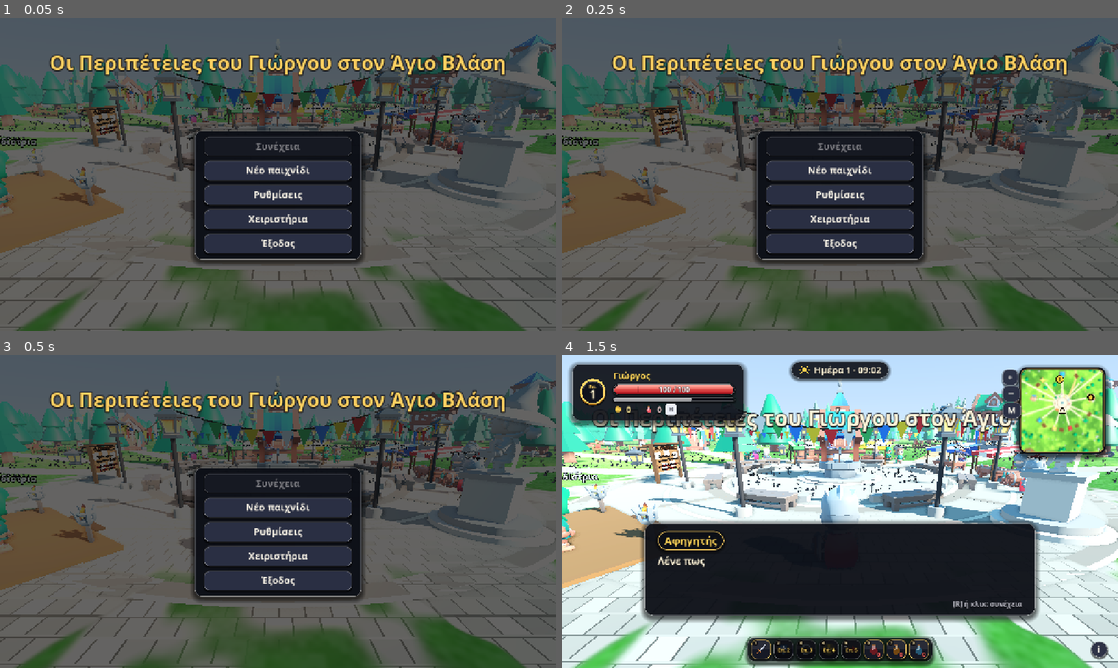
Above: before the commit, frames 1-4 (two rows, left to right).
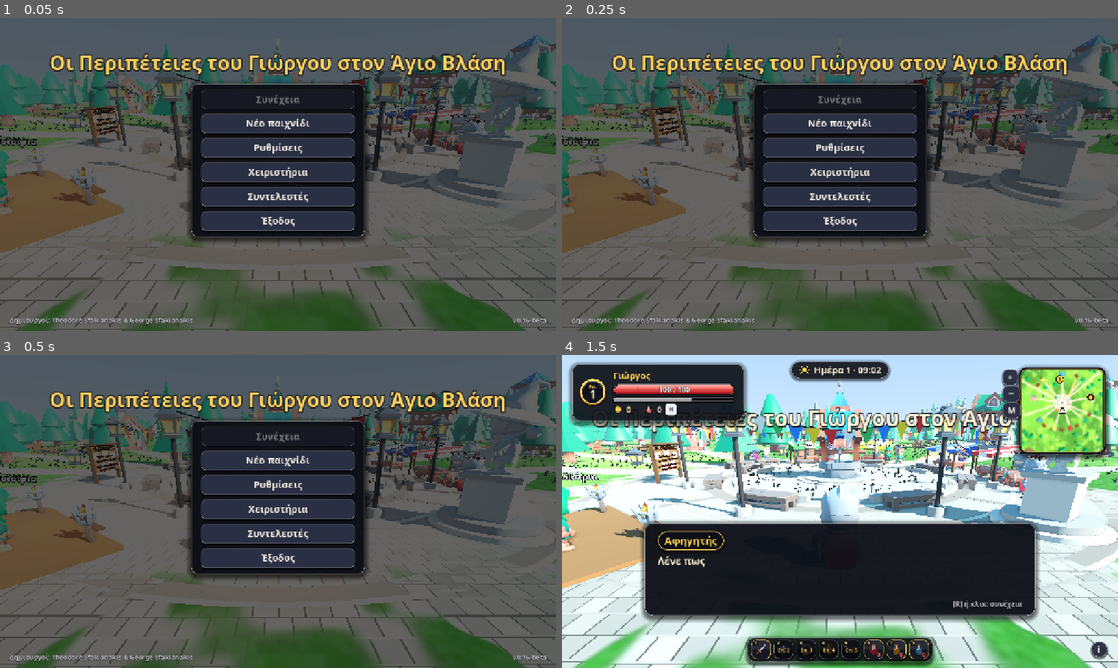
Above: after the commit, the same moments.

Repository: TheoSfak/George-Adventures
Game: Godot game, scene res://scenes/main.tscn
Same seed, same stepped clock (60 frames per second), same inputs: the game is played once before the commit and once after it.
Inputs (mouse positions are in pixels of both pictures, inside the frame that each line leads up to):
- Up to frame 1 (0.05 s): no input
- Up to frame 2 (0.25 s): no input
- Up to frame 3 (0.5 s): no input
- Up to frame 4 (1.5 s): click "Νέο παιχνίδι" at 0.5 s; tap Enter (ui_accept) at 1.25 s; drag from (762, 649) to (895, 442) at 1.27 s

The runs differ from the first frame. In frame 1, 12% of the frame differs, in the area x 1-99%, y 20-99%; in frame 2, 12%; in frame 3, 12%; in frame 4, nothing differs.

Commit message:
Menu: update card, version, creators line, Credits page and the update setting

Diff:
--- a/scripts/game_menu.gd
+++ b/scripts/game_menu.gd
@@ -6,7 +6,7 @@
 ## Settings: volumes, audio device and key re-binding (game_settings.gd).
 ## Also autosaves on quest completion, level up and at dawn (save_game.gd).
 
-enum Page { MAIN, SETTINGS, HELP }
+enum Page { MAIN, SETTINGS, HELP, CREDITS }
 
 var _title := true                   # the title menu (true) or the pause menu (false)
 var _open := false
@@ -21,6 +21,13 @@
 var _box: VBoxContainer
 var _player: Player
 var _hud: Node
+var _updater: Updater
+var _update_hidden := false          # "Αργότερα" was pressed: no panel until the next start
+var _update_card: PanelContainer     # the update panel, top right of the title screen
+var _update_bar: FancyBar
+var _update_label: Label
+var _creators_label: Label
+var _version_label: Label
 
 
 func _ready() -> void:
@@ -32,6 +39,10 @@
 	layer = 60
 	process_mode = Node.PROCESS_MODE_ALWAYS
 	_build_root()
+	_updater = Updater.new()
+	add_child(_updater)
+	_updater.state_changed.connect(_on_update_state)
+	_updater.progress.connect(_on_update_progress)
 	_hud = get_tree().get_first_node_in_group("hud")
 	_player = get_tree().get_first_node_in_group("player") as Player
 	await get_tree().process_frame
@@ -44,6 +55,7 @@
 			_new_game()
 		_:
 			_show_title()
+			_updater.check()
 	var quests := Quests
 	quests.quest_done.connect(func(_id): autosave())
 	if _player:
@@ -69,6 +81,27 @@
 	_title_label.horizontal_alignment = HORIZONTAL_ALIGNMENT_CENTER
 	_title_label.add_theme_constant_override("outline_size", 10)
 	_dim.add_child(_title_label)
+	_creators_label = UiKit.label(Strings.CREDITS_CREATORS_LINE, 15, UiKit.MUTED)
+	_creators_label.set_anchors_and_offsets_preset(Control.PRESET_BOTTOM_LEFT)
+	_creators_label.grow_vertical = Control.GROW_DIRECTION_BEGIN
+	_creators_label.offset_left = 22.0
+	_creators_label.offset_bottom = -14.0
+	_dim.add_child(_creators_label)
+	_version_label = UiKit.label(Strings.VERSION_LABEL % Updater.current_version(), 15, UiKit.MUTED)
+	_version_label.set_anchors_and_offsets_preset(Control.PRESET_BOTTOM_RIGHT)
+	_version_label.grow_horizontal = Control.GROW_DIRECTION_BEGIN
+	_version_label.grow_vertical = Control.GROW_DIRECTION_BEGIN
+	_version_label.offset_right = -22.0
+	_version_label.offset_bottom = -14.0
+	_dim.add_child(_version_label)
+	_update_card = PanelContainer.new()
+	_update_card.add_theme_stylebox_override("panel", UiKit.panel_style(0.94))
+	_update_card.set_anchors_and_offsets_preset(Control.PRESET_TOP_RIGHT)
+	_update_card.grow_horizontal = Control.GROW_DIRECTION_BEGIN
+	_update_card.offset_right = -22.0
+	_update_card.offset_top = 160.0                # beside the buttons, below the title
+	_update_card.visible = false
+	_dim.add_child(_update_card)
 	_panel = PanelContainer.new()
 	_panel.add_theme_stylebox_override("panel", UiKit.panel_style(0.94))
 	_panel.set_anchors_and_offsets_preset(Control.PRESET_CENTER)
@@ -85,6 +118,8 @@
 		_box.remove_child(c)
 		c.queue_free()
 	_key_buttons.clear()
+	_update_bar = null
+	_update_label = null
 
 
 func _menu_button(text: String, callback: Callable, disabled := false) -> Button:
@@ -157,6 +192,11 @@
 	_page = page
 	_confirm_new = false
 	_title_label.visible = _title and page == Page.MAIN
+	_creators_label.visible = _title and page == Page.MAIN
+	_version_label.visible = _title and page == Page.MAIN
+	_update_card.visible = false
+	_panel.grow_vertical = Control.GROW_DIRECTION_BOTH
+	_panel.custom_minimum_size = Vector2.ZERO
 	_clear()
 	if page == Page.MAIN:
 		_help_from_hud = false
@@ -164,6 +204,8 @@
 		_build_settings()
 	elif page == Page.HELP:
 		_build_help()
+	elif page == Page.CREDITS:
+		_build_credits()
 	elif _title:
 		_build_title_page()
 	else:
@@ -171,8 +213,19 @@
 
 
 func _build_title_page() -> void:
-	_panel.set_anchors_and_offsets_preset(Control.PRESET_CENTER)
-	_panel.offset_top = 80.0
+	# the buttons hang from just below the title (six of them no longer fit centred under it)
+	_panel.anchor_left = 0.5
+	_panel.anchor_right = 0.5
+	_panel.anchor_top = 0.0
+	_panel.anchor_bottom = 0.0
+	_panel.grow_vertical = Control.GROW_DIRECTION_END
+	_panel.offset_left = -200.0                # a fixed 400 px wide column, independent of the last layout
+	_panel.offset_right = 200.0
+	_panel.offset_top = 150.0
+	_panel.offset_bottom = 150.0
+	_panel.custom_minimum_size.x = 400.0
+	_panel.reset_size.call_deferred()          # the height follows the buttons added below
+	_build_update_panel()
 	var has_save := SaveGame.exists() and not SaveGame.read().is_empty()
 	_menu_button(Strings.MENU_CONTINUE, _continue_game, not has_save)
 	if has_save:
@@ -193,7 +246,102 @@
 				_new_game())
 	_menu_button(Strings.MENU_SETTINGS, func(): _show_page(Page.SETTINGS))
 	_menu_button(Strings.MENU_CONTROLS, func(): _show_page(Page.HELP))
+	_menu_button(Strings.MENU_CREDITS, func(): _show_page(Page.CREDITS))
 	_menu_button(Strings.MENU_QUIT, func(): get_tree().quit())
+
+
+## The update card in the top right corner of the title screen (nothing while there is no update
+## or after "Αργότερα").
+func _build_update_panel() -> void:
+	for c in _update_card.get_children():
+		_update_card.remove_child(c)
+		c.queue_free()
+	_update_card.visible = false
+	if _updater == null or _update_hidden:
+		return
+	var st := _updater.state
+	if st == Updater.State.IDLE or st == Updater.State.CHECKING or st == Updater.State.NONE:
+		return
+	var v := VBoxContainer.new()
+	v.add_theme_constant_override("separation", 8)
+	_update_card.add_child(v)
+	_update_card.visible = true
+	match st:
+		Updater.State.AVAILABLE:
+			var head := UiKit.label(Strings.UPDATE_AVAILABLE % String(_updater.release.get("version", "")), 21, UiKit.GOLD_TEXT)
+			head.horizontal_alignment = HORIZONTAL_ALIGNMENT_CENTER
+			v.add_child(head)
+			var cur := UiKit.label(Strings.UPDATE_CURRENT % Updater.current_version(), 14, UiKit.MUTED)
+			cur.horizontal_alignment = HORIZONTAL_ALIGNMENT_CENTER
+			v.add_child(cur)
+			var notes := UpdateLogic.notes_head(String(_updater.release.get("notes", "")), 12)
+			if notes != "":
+				v.add_child(UiKit.paragraph(notes, 15, 340.0))
+			var row := HBoxContainer.new()
+			row.alignment = BoxContainer.ALIGNMENT_CENTER
+			row.add_theme_constant_override("separation", 10)
+			row.add_child(UiKit.button(Strings.UPDATE_BUTTON, func(): _updater.start_update(), 170.0, 18))
+			row.add_child(UiKit.button(Strings.UPDATE_LATER, _hide_update_panel, 130.0, 18))
+			v.add_child(row)
+		Updater.State.DOWNLOADING:
+			_update_label = UiKit.label(Strings.UPDATE_DOWNLOADING % 0, 18)
+			_update_label.horizontal_alignment = HORIZONTAL_ALIGNMENT_CENTER
+			v.add_child(_update_label)
+			_update_bar = FancyBar.new()
+			_update_bar.custom_minimum_size = Vector2(340, 14)
+			_update_bar.glide = false
+			v.add_child(_update_bar)
+		Updater.State.VERIFYING:
+			v.add_child(UiKit.label(Strings.UPDATE_VERIFYING, 18))
+		Updater.State.INSTALLING:
+			v.add_child(UiKit.label(Strings.UPDATE_INSTALLING, 18))
+		Updater.State.DONE:
+			v.add_child(UiKit.paragraph(Strings.UPDATE_DONE, 17, 340.0, UiKit.CREAM))
+		Updater.State.FAILED:
+			v.add_child(UiKit.paragraph(_updater.error_text, 16, 340.0, UiKit.BAD))
+			var row := HBoxContainer.new()
+			row.alignment = BoxContainer.ALIGNMENT_CENTER
+			row.add_theme_constant_override("separation", 10)
+			row.add_child(UiKit.button(Strings.UPDATE_OPEN_PAGE, func():
+				OS.shell_open(String(_updater.release.get("page_url", Updater.PAGE_URL))), 220.0, 16))
+			row.add_child(UiKit.button(Strings.UPDATE_LATER, _hide_update_panel, 110.0, 16))
+			v.add_child(row)
+
+
+func _hide_update_panel() -> void:
+	_update_hidden = true
+	_show_page(Page.MAIN)
+
+
+func _on_update_state() -> void:
+	if _open and _title and _page == Page.MAIN:
+		_show_page(Page.MAIN)
+
+
+func _on_update_progress(fraction: float) -> void:
+	if is_instance_valid(_update_bar):
+		_update_bar.value = fraction
+	if is_instance_valid(_update_label):
+		_update_label.text = Strings.UPDATE_DOWNLOADING % roundi(fraction * 100.0)
+
+
+func _build_credits() -> void:
+	_panel.set_anchors_and_offsets_preset(Control.PRESET_CENTER)
+	_panel.offset_top = 30.0 if _title else 0.0
+	_heading(Strings.CREDITS_HEADING)
+	for entry in Strings.CREDITS_LINES:
+		var head := UiKit.label(entry[0], 19, UiKit.GOLD_TEXT)
+		head.horizontal_alignment = HORIZONTAL_ALIGNMENT_CENTER
+		_box.add_child(head)
+		var body := UiKit.paragraph(entry[1], 17, 560.0, UiKit.CREAM)
+		body.horizontal_alignment = HORIZONTAL_ALIGNMENT_CENTER
+		_box.add_child(body)
+	var version := UiKit.label(Strings.VERSION_LABEL % Updater.current_version(), 15, UiKit.MUTED)
+	version.horizontal_alignment = HORIZONTAL_ALIGNMENT_CENTER
+	_box.add_child(version)
+	var center := CenterContainer.new()
+	center.add_child(UiKit.button(Strings.MENU_BACK, func(): _show_page(Page.MAIN), 160.0, 18))
+	_box.add_child(center)
 
 
 func _build_pause_page() -> void:
@@ -263,6 +411,16 @@
 		_box.add_child(_volume_row(entry[0], entry[1]))
 	_box.add_child(UiKit.label(Strings.SET_DEVICE, 19, UiKit.GOLD_TEXT))
 	_box.add_child(_device_picker())
+	var updates := CheckBox.new()
+	updates.text = Strings.SET_UPDATES
+	updates.button_pressed = GameSettings.check_updates
+	updates.focus_mode = Control.FOCUS_NONE
+	updates.add_theme_font_size_override("font_size", 18)
+	updates.add_theme_color_override("font_color", UiKit.CREAM)
+	updates.add_theme_icon_override("checked", _check_icon(true))
+	updates.add_theme_icon_override("unchecked", _check_icon(false))
+	updates.toggled.connect(func(on: bool): GameSettings.set_check_updates(on))
+	_box.add_child(updates)
 	_box.add_child(UiKit.label(Strings.SET_KEYS, 19, UiKit.GOLD_TEXT))
 	_box.add_child(_key_list())
 	var row := HBoxContainer.new()
@@ -273,6 +431,27 @@
 		_show_page(Page.SETTINGS), 220.0, 18))
 	row.add_child(UiKit.button(Strings.MENU_BACK, func(): _show_page(Page.MAIN), 160.0, 18))
 	_box.add_child(row)
+
+
+## A checkbox picture that shows on the dark panel: rounded light-edged square, a gold tick when checked.
+func _check_icon(checked: bool) -> ImageTexture:
+	var s := 24
+	var img := Image.create(s, s, false, Image.FORMAT_RGBA8)
+	for y in s:
+		for x in s:
+			if (x < 3 or x >= s - 3) and (y < 3 or y >= s - 3):
+				continue
+			var edge := x < 2 or y < 2 or x >= s - 2 or y >= s - 2
+			img.set_pixel(x, y, Color(0.78, 0.8, 0.92) if edge else Color(0.17, 0.19, 0.27))
+	if checked:
+		var gold := Color(1.0, 0.82, 0.35)
+		for i in 5:
+			for t in 2:
+				img.set_pixel(5 + i, 12 + i + t, gold)
+		for i in 10:
+			for t in 2:
+				img.set_pixel(10 + i, 16 - i + t, gold)
+	return ImageTexture.create_from_image(img)
 
 
 func _volume_row(id: String, text: String) -> Control:
--- /dev/null
+++ b/tools/updatemenutest.gd
@@ -0,0 +1,121 @@
+extends SceneTree
+## The update panel, version label, creators line, Credits page and settings checkbox:
+##   godot --path . --resolution 1280x720 --script tools/updatemenutest.gd -- <outdir>
+var out := "."
+var failed := false
+
+
+func check(label: String, ok: bool) -> void:
+	print(("PASS  " if ok else "FAIL  "), label)
+	if not ok:
+		failed = true
+
+
+func _initialize() -> void:
+	var a := OS.get_cmdline_user_args()
+	if a.size() > 0:
+		out = a[0]
+	_run()
+
+
+func shot(name: String) -> void:
+	await process_frame
+	await process_frame
+	root.get_viewport().get_texture().get_image().save_png("%s/%s.png" % [out, name])
+
+
+## The first Button / CheckBox under `node` whose text is `text`.
+func find_button(node: Node, text: String) -> BaseButton:
+	for c in node.find_children("*", "BaseButton", true, false):
+		if (c as BaseButton).get("text") == text and (c as BaseButton).is_visible_in_tree():
+			return c
+	return null
+
+
+func has_label(node: Node, text: String) -> bool:
+	for c in node.find_children("*", "Label", true, false):
+		if (c as Label).text == text and (c as Label).is_visible_in_tree():
+			return true
+	return false
+
+
+func _run() -> void:
+	await process_frame
+	var had_settings := FileAccess.file_exists(GameSettings.PATH)
+	var settings_backup := FileAccess.get_file_as_bytes(GameSettings.PATH) if had_settings else PackedByteArray()
+	var save = load("res://scripts/save_game.gd")
+	save.menu_in_tests = true
+	GameSettings.ensure_loaded()
+	GameSettings.check_updates = false              # no network in tests
+	var main := (load("res://scenes/main.tscn") as PackedScene).instantiate()
+	root.add_child(main)
+	await create_timer(3.0).timeout
+	var menu = get_first_node_in_group("game_menu")
+	check("title menu is open", menu != null and paused)
+	var u: Updater = menu._updater
+	check("the updater exists and did not check (flag off)", u != null and u.state == Updater.State.NONE)
+	check("creators line is shown", has_label(menu, Strings.CREDITS_CREATORS_LINE))
+	check("version label is shown", has_label(menu, Strings.VERSION_LABEL % Updater.current_version()))
+	check("no update panel without an update", find_button(menu, Strings.UPDATE_BUTTON) == null)
+	await shot("update_0_title")
+
+	# an available update
+	u.release = {"version": "1.1.0", "tag": "v1.1.0", "notes": "## Novo\n- Prwto\n- Deftero", "page_url": Updater.PAGE_URL,
+		"zip_url": "", "zip_name": "", "zip_size": 1000, "sha_url": ""}
+	u._set_state(Updater.State.AVAILABLE)
+	await create_timer(0.3).timeout
+	check("panel shows the new version", has_label(menu, Strings.UPDATE_AVAILABLE % "1.1.0"))
+	check("panel has the update button", find_button(menu, Strings.UPDATE_BUTTON) != null)
+	await shot("update_1_available")
+	find_button(menu, Strings.UPDATE_LATER).pressed.emit()
+	await create_timer(0.2).timeout
+	check("Later hides the panel", find_button(menu, Strings.UPDATE_BUTTON) == null)
+	# progress
+	menu._update_hidden = false
+	u._set_state(Updater.State.DOWNLOADING)
+	await create_timer(0.2).timeout
+	u.progress.emit(0.34)
+	await create_timer(0.2).timeout
+	check("progress text", has_label(menu, Strings.UPDATE_DOWNLOADING % 34))
+	await shot("update_2_downloading")
+	# failure
+	u.error_text = Strings.UPDATE_ERR_CHECKSUM
+	u._set_state(Updater.State.FAILED)
+	await create_timer(0.2).timeout
+	check("failure message shown", has_label(menu, Strings.UPDATE_ERR_CHECKSUM))
+	check("open-page button shown", find_button(menu, Strings.UPDATE_OPEN_PAGE) != null)
+	await shot("update_3_failed")
+	menu._update_hidden = true
+	menu._show_page(0)
+
+	# credits
+	find_button(menu, Strings.MENU_CREDITS).pressed.emit()
+	await create_timer(0.3).timeout
+	check("credits page is open (page 3)", menu._page == 3)
+	check("credits show the creators", has_label(menu, "Theodore Sfakianakis & George Sfakianakis"))
+	await shot("update_4_credits")
+	menu.toggle_pause()                              # Esc: back to the main page
+	await create_timer(0.2).timeout
+	check("Esc returns to the main page", menu._page == 0)
+
+	# settings checkbox
+	menu._show_page(1)
+	await create_timer(0.3).timeout
+	var box := find_button(menu, Strings.SET_UPDATES) as CheckBox
+	check("settings has the update checkbox", box != null)
+	await shot("update_5_settings")
+	if box != null:
+		check("checkbox reflects the flag (off)", not box.button_pressed)
+		box.button_pressed = true
+		check("toggling it turns the flag on", GameSettings.check_updates)
+		box.button_pressed = false
+		check("...and off again", not GameSettings.check_updates)
+	# restore the real settings file
+	if had_settings:
+		var f := FileAccess.open(GameSettings.PATH, FileAccess.WRITE)
+		f.store_buffer(settings_backup)
+		f.close()
+	else:
+		DirAccess.remove_absolute(ProjectSettings.globalize_path(GameSettings.PATH))
+	print("ALL PASS" if not failed else "SOME FAILED")
+	quit(1 if failed else 0)
Not shown, added: tools/updatemenutest.gd.uid
